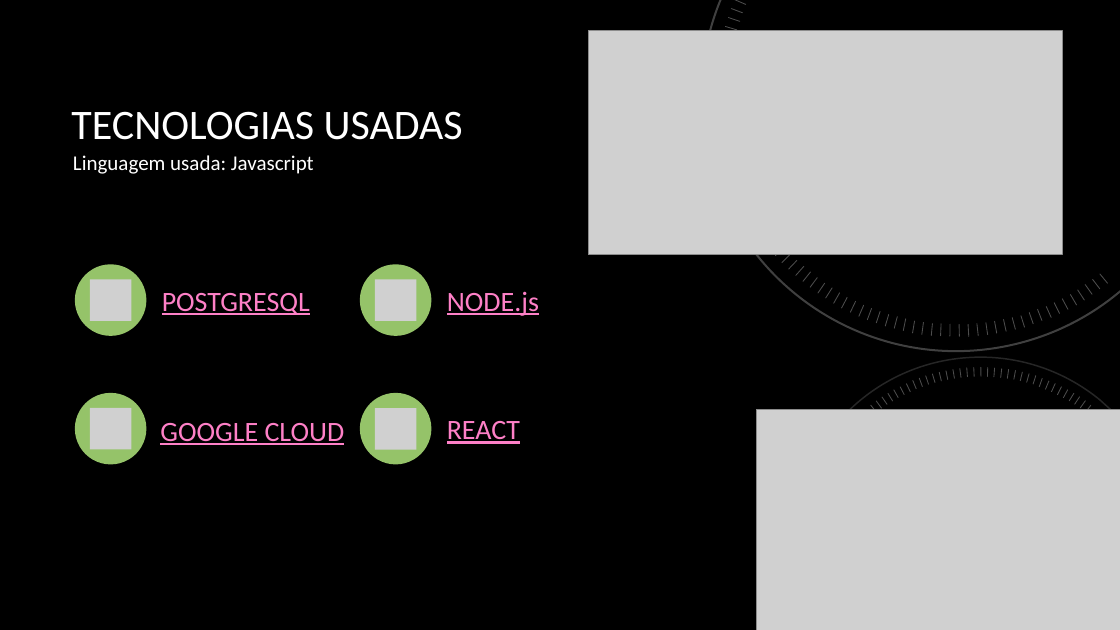
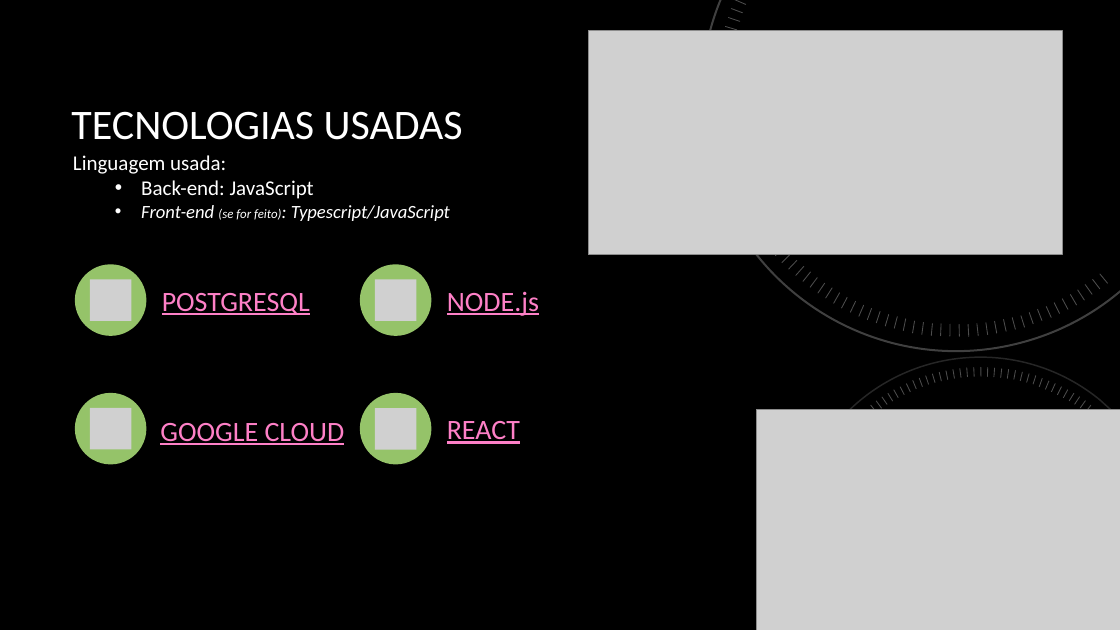
Before and after one commit to PolpEdu/Trabalho-Pr-ticpo, a slide deck: slide 16 of Trabalho prático.pptx (slide 13 before the commit). Drawn at 1120x630 pixels with LibreOffice and Linux fonts; fonts in the diff are those of the drawing; grey boxes stand for pictures; background and template pictures are left out. Boxes give left, top, right and bottom in pixels: in the first picture for what was removed or moved away, otherwise in the second. Text is boxed around its words. In the diff, an @@ line names an element or a change of style, - is before the commit and + after.

```diff
--- a/Trabalho prático.pptx
+++ b/Trabalho prático.pptx
@@ text at (73,155,450,221): text changed; italic on @@
-Linguagem usada: Javascript
+Linguagem usada:
+  • Back-end: JavaScript
+  • Front-end (se for feito): Typescript/JavaScript
```
Also in this commit, not shown: 10 other slides changed, 3 slides added, 4 other files.
